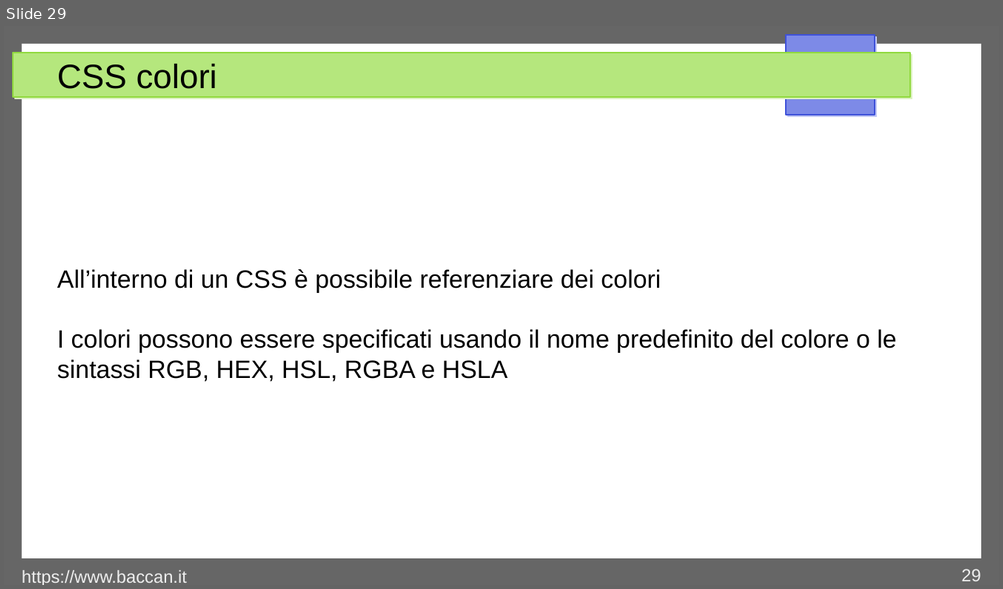
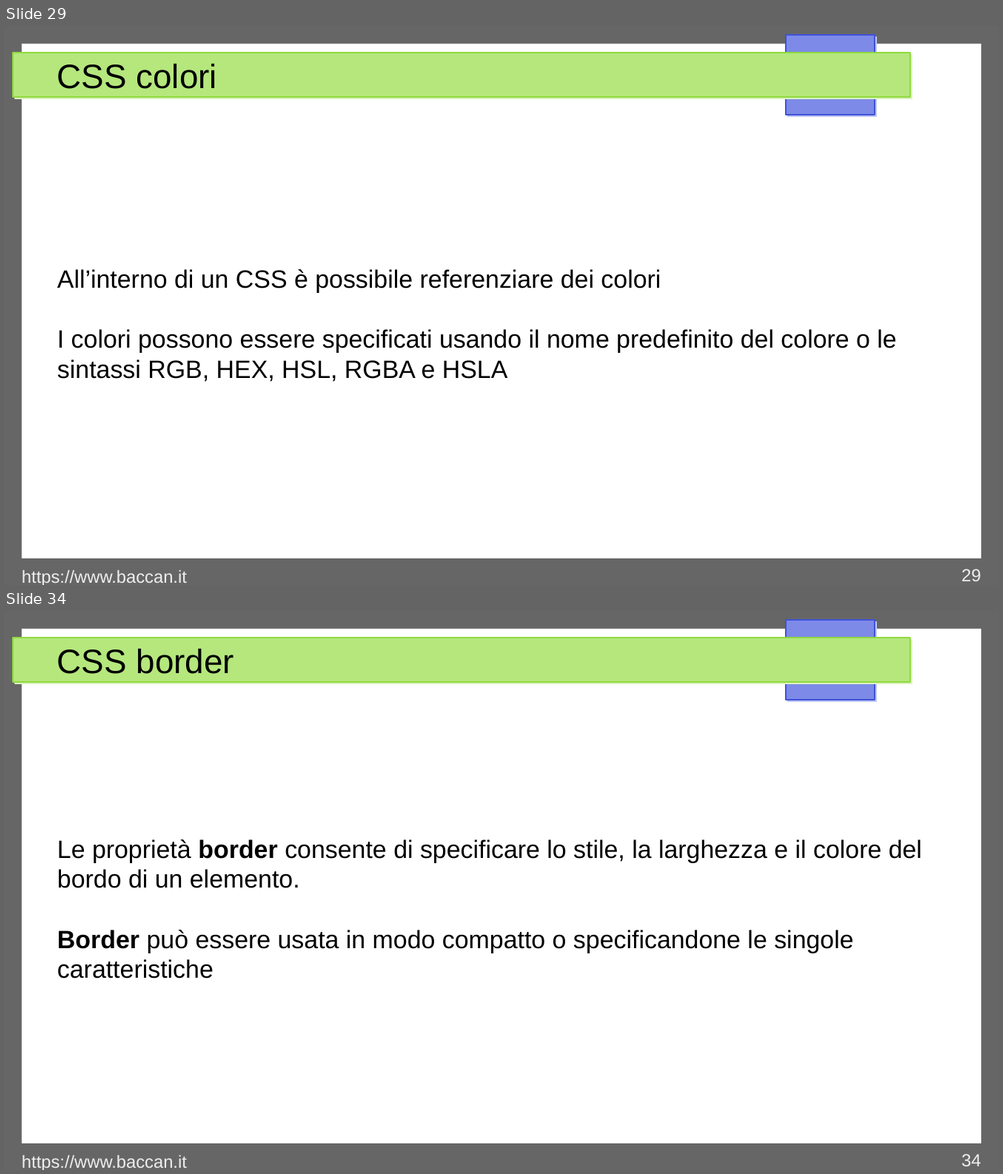
Before and after one commit to matteobaccan/CorsoCSS, a slide deck: Chapter_css.odp. Shown one above the other, each under a label of ours: slide 29 before the commit, slides 29 and 34 after it; the slides between them are not shown. The pictures are 1003x589 and 1003x1174 pixels, drawn with LibreOffice and Linux fonts; fonts in the diff are those of the drawing. Boxes give left, top, right and bottom in pixels: in the first picture for what was removed or moved away, otherwise in the second. Text is boxed around its words. In the diff, an @@ line names an element or a change of style, - is before the commit and + after.

Commit message:
Border, padding e margin

```diff
--- a/Chapter_css.odp
+++ b/Chapter_css.odp
@@ slide 34 added at (x1=4, y1=611, x2=999, y2=1170), background #FFFFFF; not listed: 4 template elements that a slide beside it also shows @@
@@ title added at (x1=57, y1=649, x2=234, y2=674), 27 pt, text #000000 @@
+CSS border
@@ text added at (x1=57, y1=840, x2=922, y2=979), 20 pt, text #000000 @@
+Le proprietà border consente di specificare lo stile, la larghezza e il colore del bordo di un elemento.
+Border può essere usata in modo compatto o specificandone le singole caratteristiche
@@ text added at (x1=22, y1=1156, x2=187, y2=1170), 14 pt, text #EEEEEE @@
+https://www.baccan.it
@@ page number added at (x1=961, y1=1154, x2=980, y2=1167), 14 pt, text #EEEEEE @@
+34
```
Also in this commit, not shown: 4 slides changed, 10 other slides added, 10 other files.
